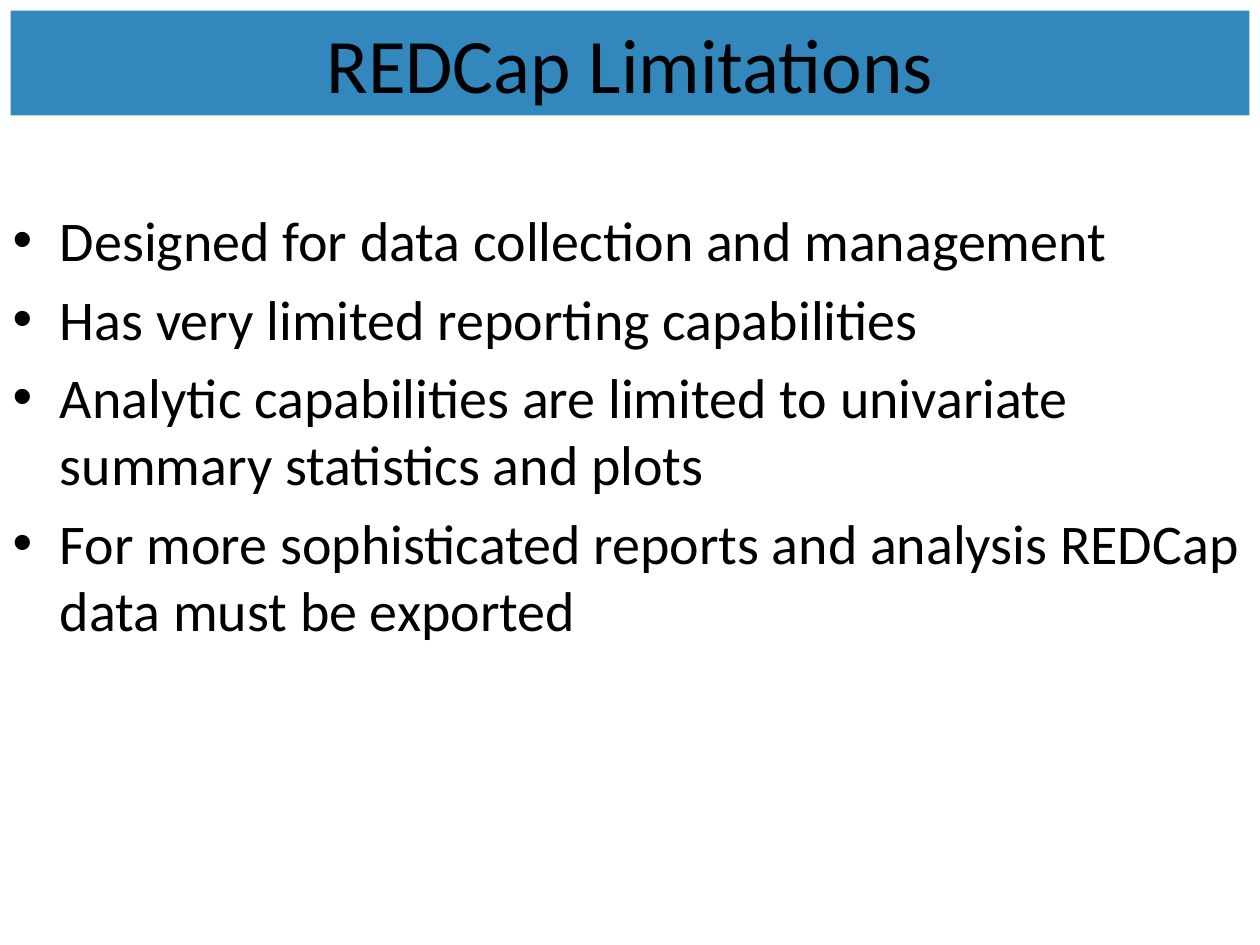
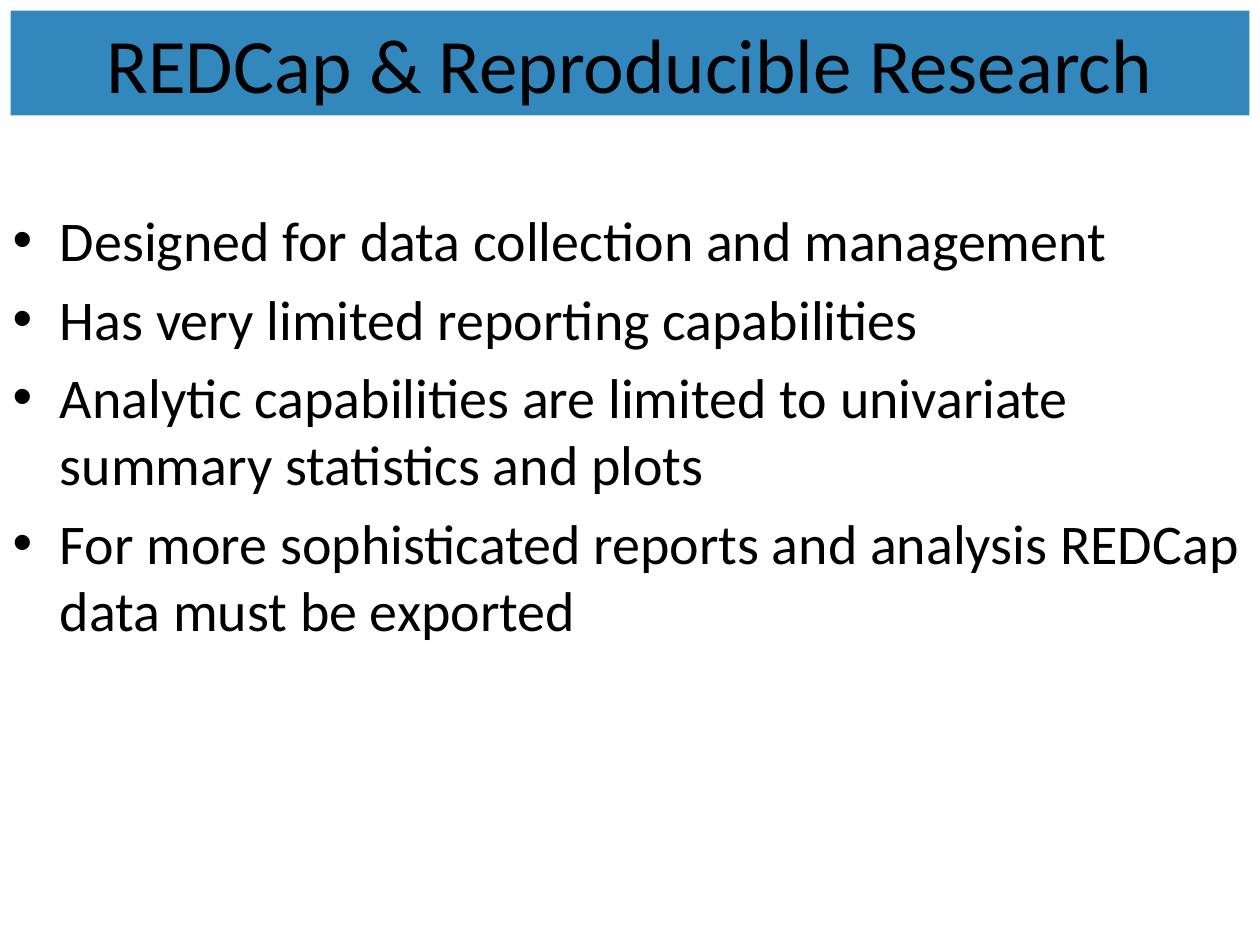
Before and after one commit to OuhscBbmc/RedcapExamplesAndPatterns, a slide deck: slide 7 of Publications/Presentation2014-04-07-MIECHV Paper Discussion/REDCapR.pptx (slide 6 before the commit). Drawn at 1260x945 pixels with LibreOffice and Linux fonts; fonts in the diff are those of the drawing. Boxes give left, top, right and bottom in pixels: in the first picture for what was removed or moved away, otherwise in the second. Text is boxed around its words. In the diff, an @@ line names an element or a change of style, - is before the commit and + after.

```diff
--- a/Publications/Presentation2014-04-07-MIECHV Paper Discussion/REDCapR.pptx
+++ b/Publications/Presentation2014-04-07-MIECHV Paper Discussion/REDCapR.pptx
@@ title at (107, 39, 1152, 106): text changed @@
-REDCap Limitations
+REDCap & Reproducible Research
```
Also in this commit, not shown: 1 other slide changed, 2 slides added.
